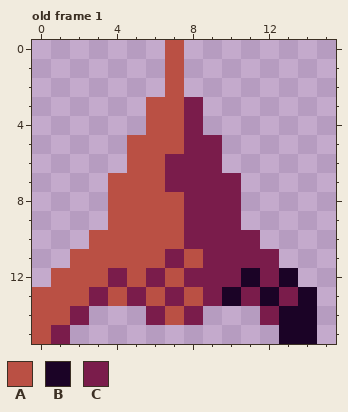
One commit to this pixel-art file: graphics/src/ship.aseprite. The picture above was drawn from the file before the commit.
16x16 pixels, 5 frames. Shown: old frame 1. The commit also changed other frames, which this record leaves out.
Palette (. is transparent): A #ba5044  B #1b0326  C #7a1c4b
Pixels before, old frame 1, first column x 0:
 0 .......A.......
 1 .......A.......
 2 .......A.......
 3 ......AAC......
 4 ......AAC......
 5 .....AAACC.....
 6 .....AACCC.....
 7 ....AAACCCC....
 8 ....AAAACCC....
 9 ....AAAACCC....
10 ...AAAAACCCC...
11 ..AAAAACACCCC..
12 .AAACACACCCBCB.
13 AAACACACACBCBCB
14 AAC...CAC...CBB
15 AC...........BB
Once edited:
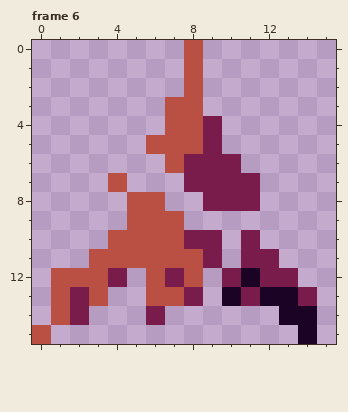
A new or re-ordered frame is compared with the old frame closest to it.
Change:
frames 5 -> 9
Changed rows in their new state; - is an unchanged pixel.
Frame 6 is new; against old frame 1:
first column x 0:
 0 -------.A------
 1 -------.A------
 2 -------.A------
 3 ------.-A------
 4 ------.-AC-----
 5 -----.--A------
 6 -----..A--C----
 7 -----...---C---
 8 ----.--..--C---
 9 ----.---...----
10 ---.------.----
11 --.----A--.----
12 -----.ACA.---C-
13 .-CA..-AC.---BC
14 .------..---.--
15 -.-----------.-
Where, in picture pixels (left, top, right, bottom), the same in both pictures:
changed: (32, 40, 317, 344)
